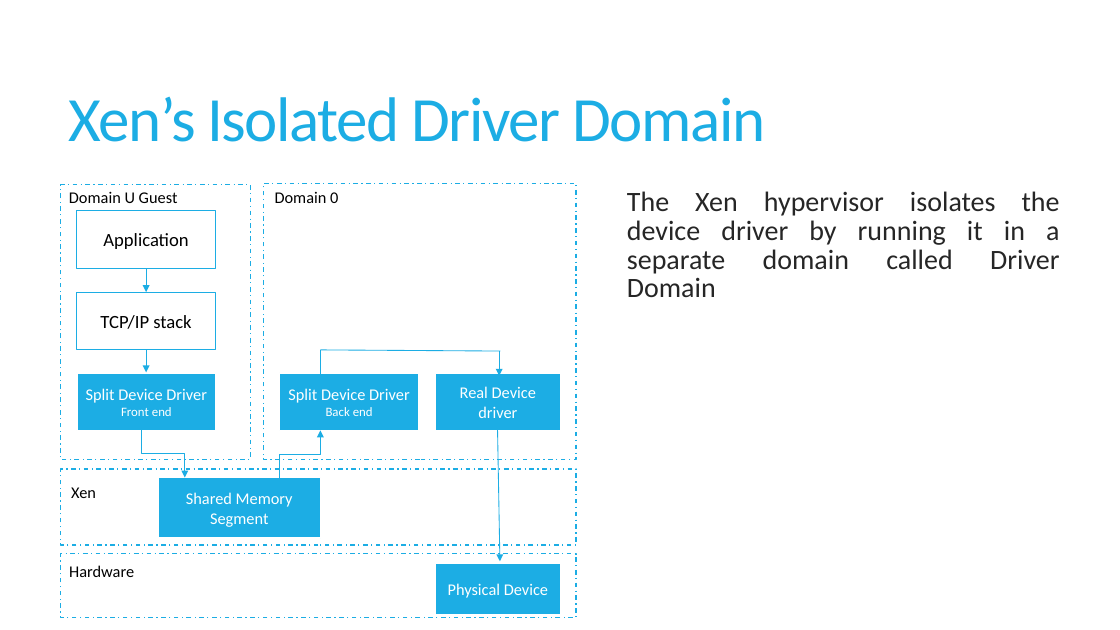
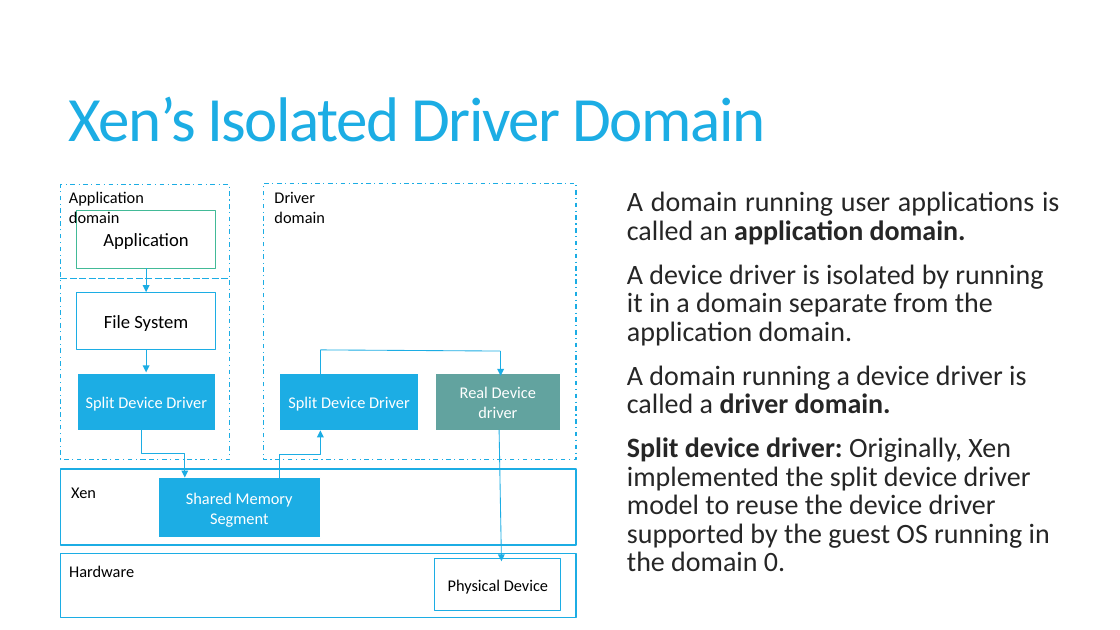
Before and after one commit to sushirol/Isolated-Driver-Domain, a slide deck: slide 6 of doc/presentation/IDDR.pptx. Drawn at 1120x630 pixels with LibreOffice and Linux fonts; fonts in the diff are those of the drawing. Boxes give left, top, right and bottom in pixels: in the first picture for what was removed or moved away, otherwise in the second. Text is boxed around its words. In the diff, an @@ line names an element or a change of style, - is before the commit and + after.

Commit message:
added few slides

```diff
--- a/doc/presentation/IDDR.pptx
+++ b/doc/presentation/IDDR.pptx
@@ rectangle: place and size @@
-rectangle at bbox=[60, 185, 250, 460]
+rectangle at bbox=[60, 185, 229, 460]
@@ text at bbox=[69, 191, 144, 228]: text changed @@
-Domain U Guest
+Application domain
@@ text at bbox=[274, 192, 324, 223]: text changed @@
-Domain 0
+Driver domain
@@ text at bbox=[627, 191, 1059, 571]: text changed @@
-  The Xen hypervisor isolates the device driver by running it in a separate domain called Driver Domain
+  A domain running user applications is called an application domain.
+  A device driver is isolated by running it in a domain separate from the application domain.
+  A domain running a device driver is called a driver domain.
+  Split device driver: Originally, Xen implemented the split device driver model to reuse the device driver supported by the guest OS running in the domain 0.
@@ rectangle "Application" at bbox=[76, 211, 216, 269]: outline #1CADE4 1 pt to #42BA97 1 pt @@
@@ line added from (60, 278) to (229, 278), #1CADE4 0.75 pt dashed @@
@@ text in rectangle at bbox=[104, 315, 188, 331]: text changed @@
-TCP/IP stack
+File System
@@ rectangle "Real Device driver" at bbox=[435, 373, 561, 431]: fill #1CADE4 to #62A39F @@
@@ text in rectangle at bbox=[121, 407, 172, 416]: paragraph removed @@
-Front end
@@ text in rectangle at bbox=[326, 407, 373, 416]: paragraph removed @@
-Back end
@@ rectangle at bbox=[60, 469, 576, 545]: outline #1CADE4 1 pt dashed to #1CADE4 1 pt @@
@@ rectangle at bbox=[60, 554, 576, 618]: outline #1CADE4 1 pt dashed to #1CADE4 1 pt @@
@@ rectangle "Physical Device": place and size @@
-rectangle "Physical Device" at bbox=[435, 563, 561, 615]
+rectangle "Physical Device" at bbox=[435, 559, 561, 611]
@@ rectangle "Physical Device" at bbox=[435, 559, 561, 611]: text colour #FFFFFF to #000000; fill #1CADE4 to #FFFFFF; outline #FFFFFF 1.5 pt to #1CADE4 1 pt @@
```
Also in this commit, not shown: 18 other slides changed, 13 slides added, 14 slides removed.
